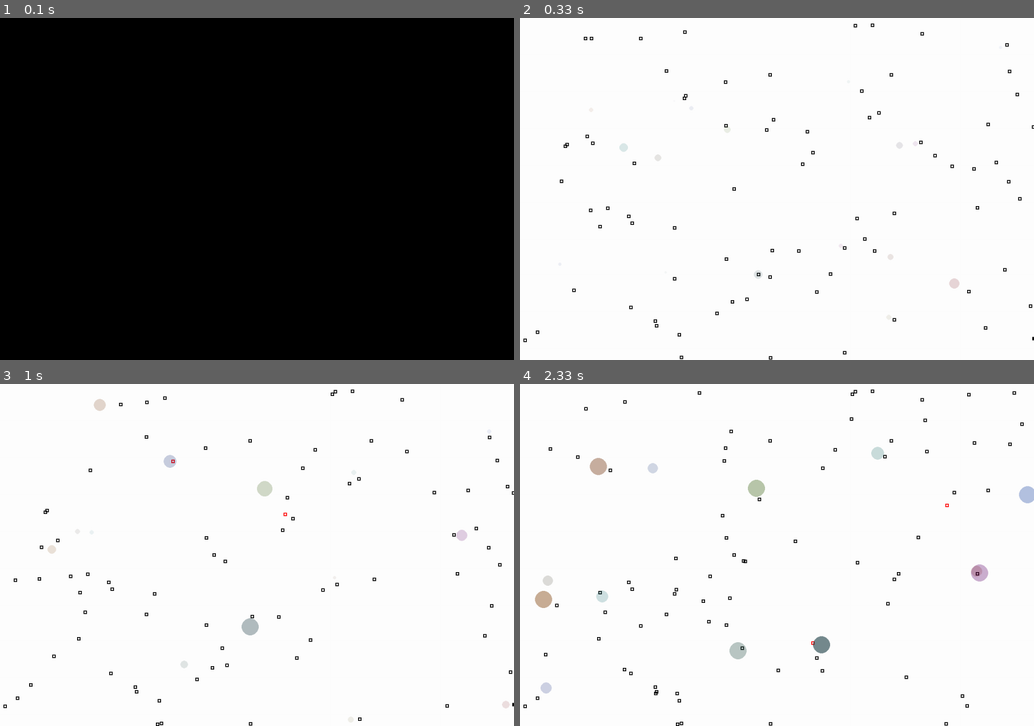
Above: before the commit, frames 1-4 (two rows, left to right).
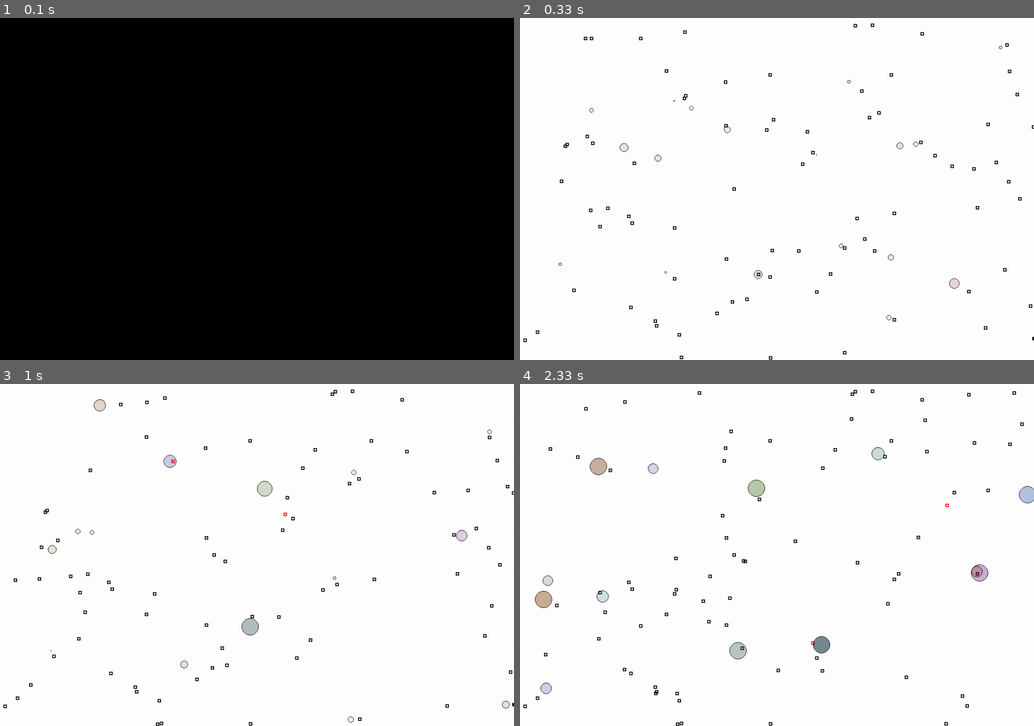
Above: after the commit, the same moments.

Repository: logularjason/gol
Game: pygame game, started from gol.py
The game is run twice, just before and just after one commit, with the same random seed, the same clock (stepped at 60 frames per second) and the same inputs.
Inputs:
- Up to frame 1 (0.1 s): no input
- Up to frame 2 (0.33 s): no input
- Up to frame 3 (1 s): no input
- Up to frame 4 (2.33 s): no input

Frame 1 is identical in both runs. In frame 2, 0.1% of the frame differs, in the area x 7-94%, y 8-89%; in frame 3, 0.2%; in frame 4, 0.3%, in the area x 2-100%, y 18-91%.

Commit message:
Add a border around the circles

Diff:
--- a/creature.py
+++ b/creature.py
@@ -2,76 +2,9 @@
 import math
 import pygame as pg
 from constants import *
+from dna import *
+from energy import *
 from food import *
-
-# A class to model the traits of a creature
-class DNA:
-
-    # Create new DNA.  We use the parent DNA if it is passed to the constructor
-    # Note that parentDna has a default of None if no argument is passed
-    def __init__(self, parentDna = None):
-        if parentDna is None:
-            self.generateDna()
-        else:
-            self.replicateDna(parentDna)
-        # self.printGenes('Instantiate')
-
-    # generate DNA which totals to 100
-    # each gene is a fractionof this 100
-    def generateDna(self):
-        hopDistance = random.randint(MIN_GENE, MAX_GENE)
-        smell = random.randint(MIN_GENE, MAX_GENE)
-        stamina = random.randint(MIN_GENE, MAX_GENE)
-        poison = random.randint(MIN_GENE, MAX_GENE)
-        normalise = 100 / (hopDistance + smell + stamina + poison)
-        self.hopDistance = hopDistance * normalise
-        self.smell = smell * normalise
-        self.stamina = stamina * normalise
-        self.poison = poison * normalise
-
-    # Add fuzz to each parent gene, then normalise back so that total is still 100
-    def replicateDna(self, parentDna):
-        hopDistance = parentDna.hopDistance + random.randint(-GENE_REPLICATION_FUZZ, GENE_REPLICATION_FUZZ)
-        smell = parentDna.smell + random.randint(-GENE_REPLICATION_FUZZ, GENE_REPLICATION_FUZZ)
-        stamina = parentDna.stamina + random.randint(-GENE_REPLICATION_FUZZ, GENE_REPLICATION_FUZZ)
-        poison = parentDna.poison + random.randint(-GENE_REPLICATION_FUZZ, GENE_REPLICATION_FUZZ)
-        if hopDistance < 0:
-            hopDistance = 0
-        if smell < 0:
-            smell = 0
-        if stamina < 0:
-            stamina = 0
-        if poison < 0:
-            poison = 0
-        normalise = 100 / (hopDistance + smell + stamina + poison)
-        self.hopDistance = hopDistance * normalise
-        self.smell = smell * normalise
-        self.stamina = stamina * normalise
-        self.poison = poison * normalise
-
-    def printGenes(self, message, id):
-        print(message + 'id={} ho={} st={} sm={} poi={}'.format(id, self.hopDistance, self.stamina, self.smell, self.poison))
-
-# Hold the energy of a creature and provide methods to calculate
-# changes to energy based on movement, etc.
-class Energy:
-
-    # Create new Energy
-    def __init__(self, suppliedEnergy = None):
-        if (suppliedEnergy is None):
-            self.energy = CREATURE_STARTING_ENERGY
-        else:
-            self.energy = suppliedEnergy
-
-    # Update our health based on move distance - moving has a cost
-    def updateEnergy(self, mx, my, stamina):
-        # This varies [0,1] for [poor, good]
-        normalisedStamina = ((stamina - NORMALISED_GENE_MIN) / NORMALISED_GENE_RANGE)
-        # If factor is 0.6, then foodCostFactor = [1,0] * 0.6 + 0.4 = [1, 0.4] for [poor, good]
-        foodCostFactor = (1 - normalisedStamina) * STAMINA_FACTOR + (1 - STAMINA_FACTOR)
-        # Weight the food cost by 1 for poor stamina and 0.6 for good stamina (if factor is 0.6)
-        self.energy = self.energy - math.sqrt(mx*mx + my*my) * foodCostFactor
-        # print('self.energy={} stamina={} correctedStamina={}'.format(self.energy, stamina, foodCostFactor))
 
 
 # A class to represent a creature
@@ -83,6 +16,7 @@
     def __init__(self, screen, parent = None):
         self.screen = screen
         self.id = Creature.serialNumber
+        self.age = 1
         Creature.serialNumber+=1
         if (parent is None):
             # Generate random properties
@@ -105,20 +39,15 @@
         dy = self.y - creature.y
         return math.sqrt(dx * dx + dy * dy)
 
-    def poison(self, poison):
-        newenergy = self.energy.energy - poison
-        self.energy.energy = newenergy
-        print('Poison id={} energy={} poison={}'.format(self.id, self.energy.energy, poison))
-
     # draw the creature varying colour, opacity, radius
     def draw(self):
-        colour = self.colour() # colour depends on DNA and opacity depends on energy
+        colour = self.fillColour() # colour depends on DNA and opacity depends on energy
         opacity = colour.a
         radius=CREATURE_RADIUS
         if (opacity < 75):
             radius=radius*opacity/75 # if we have low opacity shrink the radius
         # Need a surface to support opacity
-        surface1 = pg.Surface((radius*2,radius*2))
+        surface1 = pg.Surface((radius*2, radius*2))
         surface1.set_colorkey("black")
         surface1.set_alpha(opacity)
         # Draw the circle on the surface
@@ -126,8 +55,13 @@
         # Put the surface on the screen
         self.screen.blit(surface1, [self.x-radius, self.y-radius])
 
+        # Draw a border around the circle whose colour and thickness vary
+        pg.draw.circle(self.screen, self.borderColour(), [self.x, self.y], radius, width=self.borderThickness())
+        self.age += 1
+
+
     # colour depends on DNA and opacity depends on energy
-    def colour(self):
+    def fillColour(self):
         red=self.calculateColorValue(self.dna.hopDistance)
         green=self.calculateColorValue(self.dna.stamina)
         blue=self.calculateColorValue(self.dna.smell)
@@ -147,6 +81,16 @@
                 return 255
             else:
                 return int(value)
+
+    # The colour of the border around the circle
+    def borderColour(self):
+        # Laura TBD - suggest change the colour based on whether we have been poisoned.
+        return "black"
+
+    # The thickness of the border
+    def borderThickness(self):
+        # Laura TBD - suggest change the thickness based on whether we have been poisoned.
+        return 1
 
     # Calculate our move vector based on our hopDistance
     # Return whether the creature passed over the food
@@ -170,6 +114,13 @@
         didHopOverFood = (self.dna.hopDistance >= distance)
         return didHopOverFood
 
+    # Reduce our energy based on the poison value passed
+    def poison(self, poison):
+        newenergy = self.energy.energy - poison
+        self.energy.energy = newenergy
+        # Laura TBD - suggest store the age we were poisoned here
+        print('Poison id={} energy={} poison={}'.format(self.id, self.energy.energy, poison))
+
     # Move and die if no energy left
     def move(self, foodlist, creaturelist):
         # Get details of the food, direction, and whether we got the food
@@ -200,6 +151,7 @@
         self.energy.energy = self.energy.energy + food.energy
         foodlist.respawn(food)
 
+# A class to represent a list of creatures
 class CreatureList:
 
     # Constructor to create a new creature
@@ -220,7 +172,7 @@
                 newFood = Food(foodlist.screen, creature.x, creature.y)
                 foodlist.foodlist.append(newFood)
 
-
+    # return the creature nearest to the one specified or None creature is too far away
     def nearest(self, creature):
         bestCreature = None
         bestDistance = float('inf') # start with infinity - this is wierd syntax BTW
--- /dev/null
+++ b/dna.py
@@ -0,0 +1,50 @@
+import random
+from constants import *
+
+# A class to model the traits of a creature
+class DNA:
+
+    # Create new DNA.  We use the parent DNA if it is passed to the constructor
+    # Note that parentDna has a default of None if no argument is passed
+    def __init__(self, parentDna = None):
+        if parentDna is None:
+            self.generateDna()
+        else:
+            self.replicateDna(parentDna)
+        # self.printGenes('Instantiate')
+
+    # generate DNA which totals to 100
+    # each gene is a fractionof this 100
+    def generateDna(self):
+        hopDistance = random.randint(MIN_GENE, MAX_GENE)
+        smell = random.randint(MIN_GENE, MAX_GENE)
+        stamina = random.randint(MIN_GENE, MAX_GENE)
+        poison = random.randint(MIN_GENE, MAX_GENE)
+        normalise = 100 / (hopDistance + smell + stamina + poison)
+        self.hopDistance = hopDistance * normalise
+        self.smell = smell * normalise
+        self.stamina = stamina * normalise
+        self.poison = poison * normalise
+
+    # Add fuzz to each parent gene, then normalise back so that total is still 100
+    def replicateDna(self, parentDna):
+        hopDistance = parentDna.hopDistance + random.randint(-GENE_REPLICATION_FUZZ, GENE_REPLICATION_FUZZ)
+        smell = parentDna.smell + random.randint(-GENE_REPLICATION_FUZZ, GENE_REPLICATION_FUZZ)
+        stamina = parentDna.stamina + random.randint(-GENE_REPLICATION_FUZZ, GENE_REPLICATION_FUZZ)
+        poison = parentDna.poison + random.randint(-GENE_REPLICATION_FUZZ, GENE_REPLICATION_FUZZ)
+        if hopDistance < 0:
+            hopDistance = 0
+        if smell < 0:
+            smell = 0
+        if stamina < 0:
+            stamina = 0
+        if poison < 0:
+            poison = 0
+        normalise = 100 / (hopDistance + smell + stamina + poison)
+        self.hopDistance = hopDistance * normalise
+        self.smell = smell * normalise
+        self.stamina = stamina * normalise
+        self.poison = poison * normalise
+
+    def printGenes(self, message, id):
+        print(message + 'id={} ho={} st={} sm={} poi={}'.format(id, self.hopDistance, self.stamina, self.smell, self.poison))
--- /dev/null
+++ b/energy.py
@@ -0,0 +1,23 @@
+import math
+from constants import *
+
+# Hold the energy of a creature and provide methods to calculate
+# changes to energy based on movement, etc.
+class Energy:
+
+    # Create new Energy
+    def __init__(self, suppliedEnergy = None):
+        if (suppliedEnergy is None):
+            self.energy = CREATURE_STARTING_ENERGY
+        else:
+            self.energy = suppliedEnergy
+
+    # Update our health based on move distance - moving has a cost
+    def updateEnergy(self, mx, my, stamina):
+        # This varies [0,1] for [poor, good]
+        normalisedStamina = ((stamina - NORMALISED_GENE_MIN) / NORMALISED_GENE_RANGE)
+        # If factor is 0.6, then foodCostFactor = [1,0] * 0.6 + 0.4 = [1, 0.4] for [poor, good]
+        foodCostFactor = (1 - normalisedStamina) * STAMINA_FACTOR + (1 - STAMINA_FACTOR)
+        # Weight the food cost by 1 for poor stamina and 0.6 for good stamina (if factor is 0.6)
+        self.energy = self.energy - math.sqrt(mx*mx + my*my) * foodCostFactor
+        # print('self.energy={} stamina={} correctedStamina={}'.format(self.energy, stamina, foodCostFactor))
